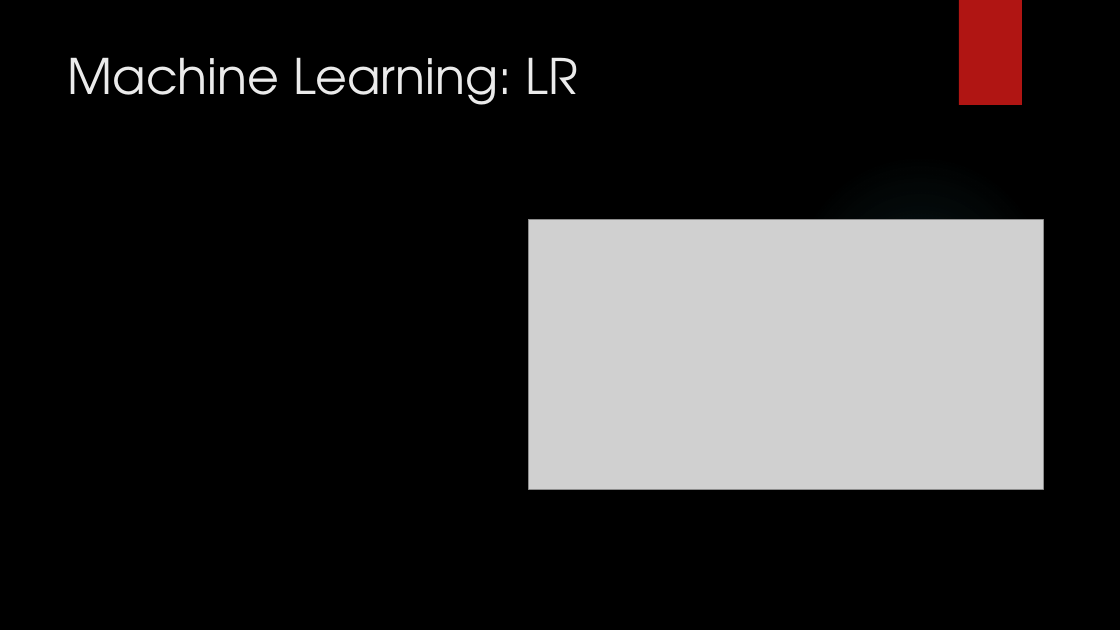
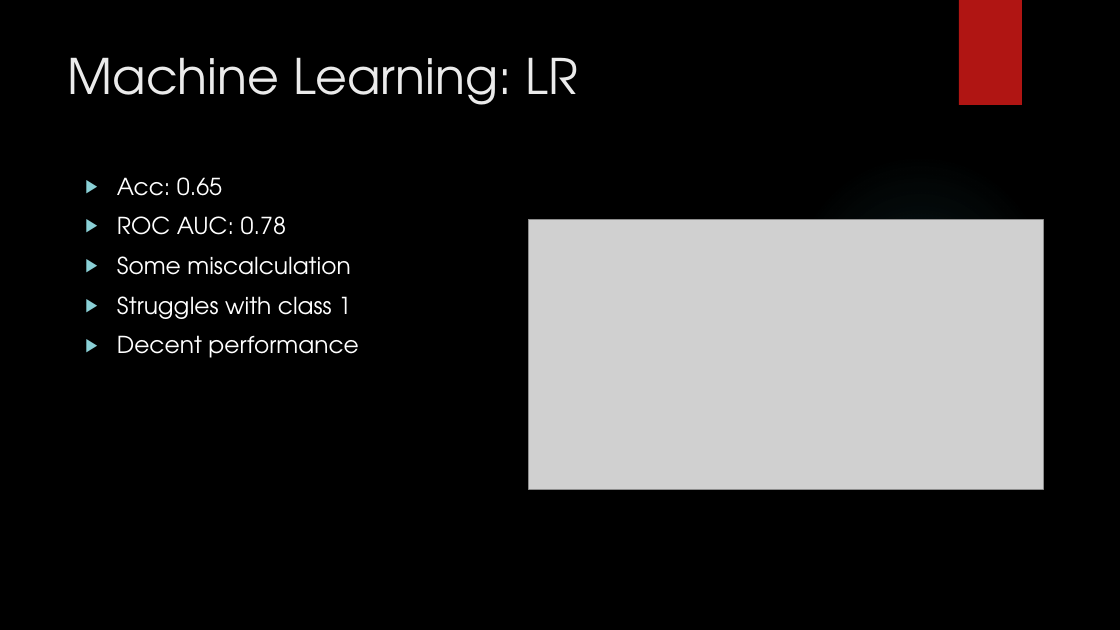
Before and after one commit to Vorlon41/Master-of-Data-Science-CU-Boulder-Colorado, a slide deck: slide 8 of Machine Learning/DTSA 5509 Introduction to Machine Learning Supervised Learning/Final/DTSA 5509 Supervised Learning Project.pptx. Drawn at 1120x630 pixels with LibreOffice and Linux fonts; fonts in the diff are those of the drawing; grey boxes stand for pictures; background and template pictures are left out. Boxes give left, top, right and bottom in pixels: in the first picture for what was removed or moved away, otherwise in the second. Text is boxed around its words. In the diff, an @@ line names an element or a change of style, - is before the commit and + after.

```diff
--- a/Machine Learning/DTSA 5509 Introduction to Machine Learning Supervised Learning/Final/DTSA 5509 Supervised Learning Project.pptx
+++ b/Machine Learning/DTSA 5509 Introduction to Machine Learning Supervised Learning/Final/DTSA 5509 Supervised Learning Project.pptx
@@ text added at (x1=117, y1=177, x2=358, y2=358), 20 pt, text #FFFFFF @@
+▶ Acc: 0.65
+▶ ROC AUC: 0.78
+▶ Some miscalculation
+▶ Struggles with class 1
+▶ Decent performance
```
Also in this commit, not shown: 10 other slides changed, 1 slide added, 1 slide removed.
